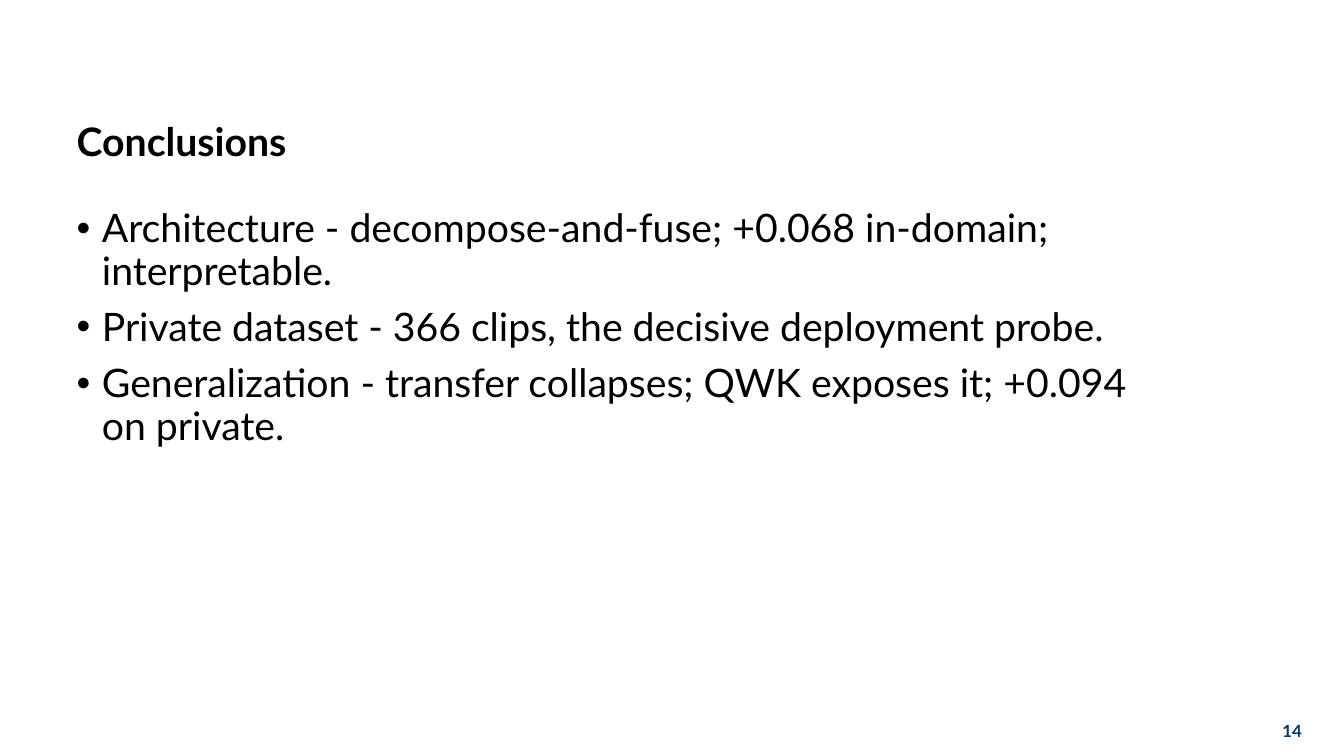
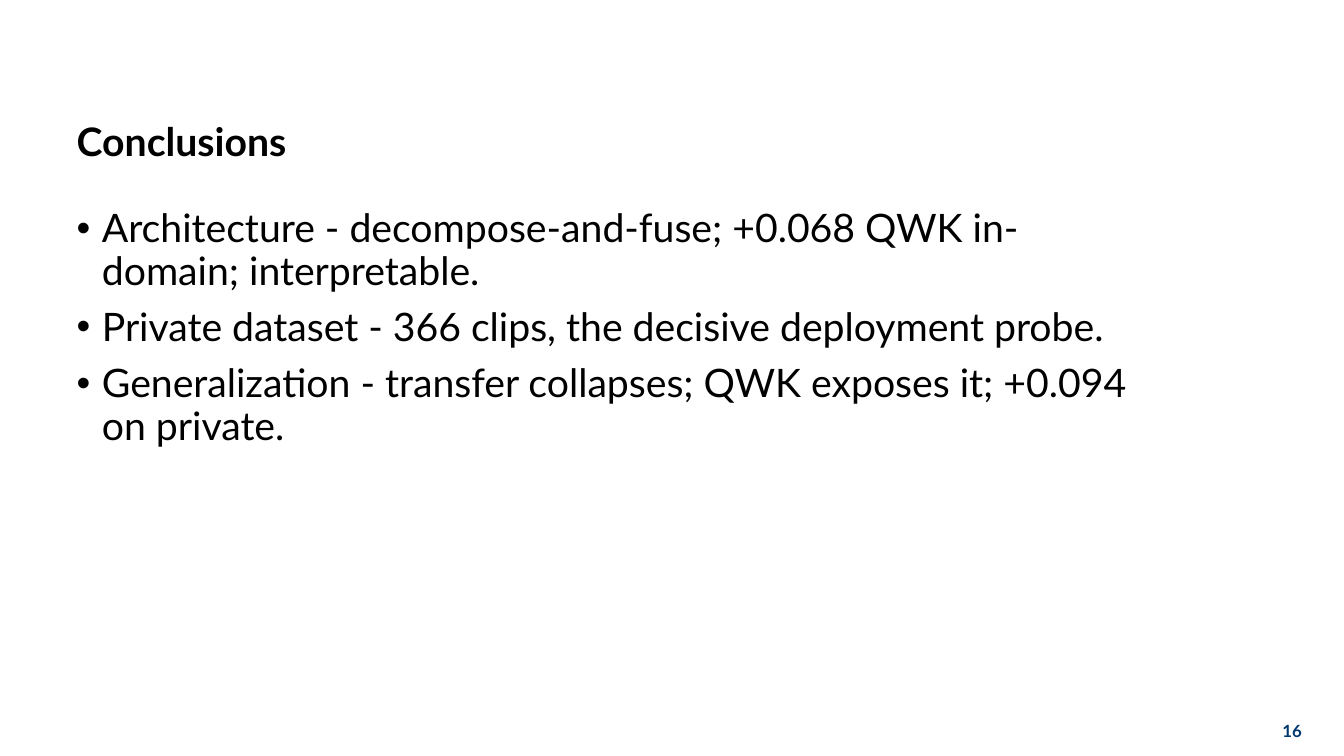
Before and after one commit to hoa2004st/CNN-in-CMOSE, a slide deck: slide 16 of documents/presentation/thesis.pptx (slide 14 before the commit). Drawn at 1344x756 pixels with LibreOffice and Linux fonts; fonts in the diff are those of the drawing; background and template pictures are left out. Boxes give left, top, right and bottom in pixels: in the first picture for what was removed or moved away, otherwise in the second. Text is boxed around its words. In the diff, an @@ line names an element or a change of style, - is before the commit and + after.

```diff
--- a/documents/presentation/thesis.pptx
+++ b/documents/presentation/thesis.pptx
@@ text at [102,213,1019,292]: text changed @@
-• Architecture - decompose-and-fuse; +0.068 in-domain; interpretable.
+• Architecture - decompose-and-fuse; +0.068 QWK in-domain; interpretable.
@@ page number at [1282,725,1301,737]: text changed @@
-14
+16
```
Also in this commit, not shown: 10 other slides changed, 6 slides added, 2 slides removed, 2 other files.
